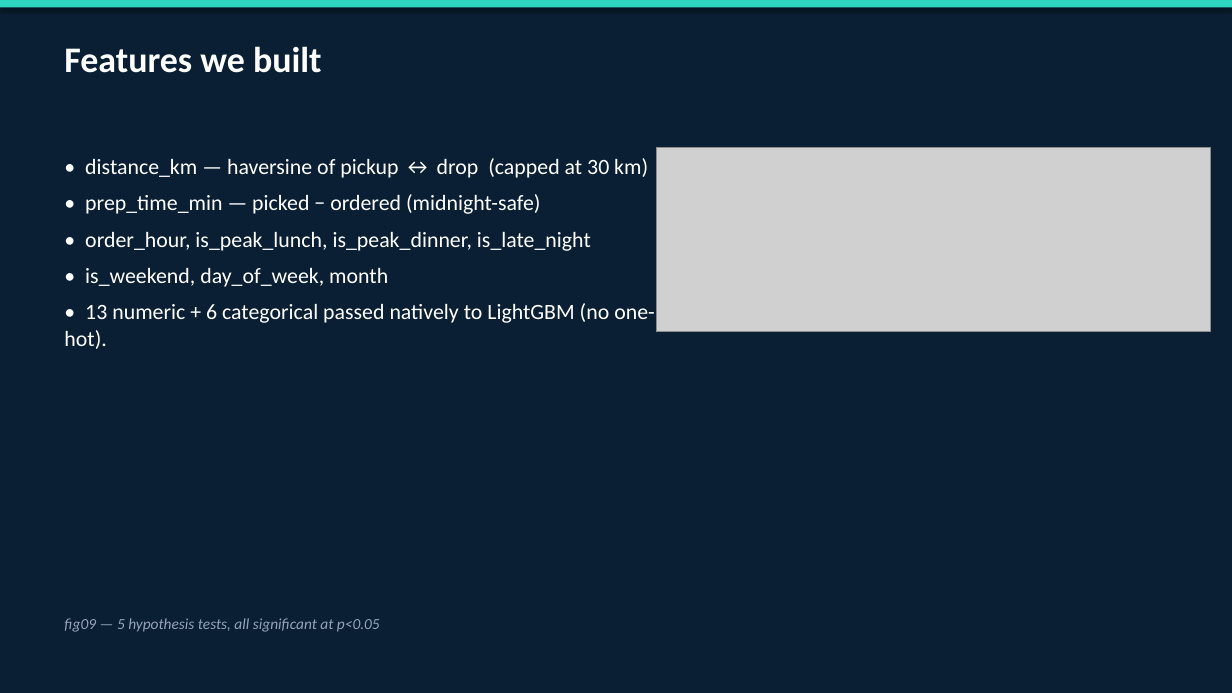
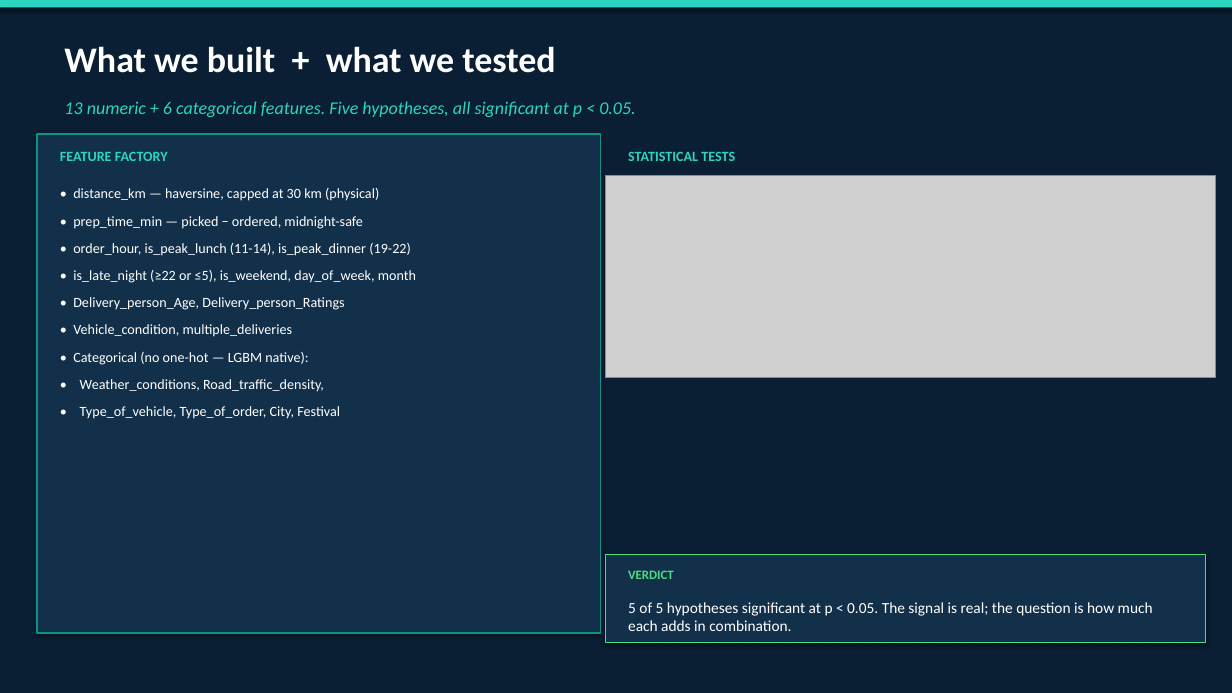
Before and after one commit to TheClazer/Zomato-delivery-estimation, a slide deck: slide 9 of reports/eda_2pm.pptx. Drawn at 1232x693 pixels with LibreOffice and Linux fonts; fonts in the diff are those of the drawing; grey boxes stand for pictures. Boxes give left, top, right and bottom in pixels: in the first picture for what was removed or moved away, otherwise in the second. Text is boxed around its words. In the diff, an @@ line names an element or a change of style, - is before the commit and + after.

```diff
--- a/reports/eda_2pm.pptx
+++ b/reports/eda_2pm.pptx
@@ text at [64,46,555,73]: text changed @@
-Features we built
+What we built + what we tested
@@ text added at [64,101,635,117], 14 pt, text #2DD4BF, italic @@
+13 numeric + 6 categorical features. Five hypotheses, all significant at p < 0.05.
@@ rectangle added at [37,134,601,633], fill #12304A, outline #0D9488 1 pt @@
@@ text added at [60,152,168,161], 11 pt, text #2DD4BF, bold @@
+FEATURE FACTORY
@@ picture: place and size @@
-picture at [656,148,1211,332]
+picture at [605,176,1215,378]
@@ text added at [628,151,735,161], 11 pt, text #2DD4BF, bold @@
+STATISTICAL TESTS
@@ text at [73,188,416,419]: text changed; size 17 to 11 pt @@
-• distance_km — haversine of pickup ↔ drop (capped at 30 km)
-• prep_time_min — picked − ordered (midnight-safe)
-• order_hour, is_peak_lunch, is_peak_dinner, is_late_night
-• is_weekend, day_of_week, month
-• 13 numeric + 6 categorical passed natively to LightGBM (no one-hot).
+• distance_km — haversine, capped at 30 km (physical)
+• prep_time_min — picked − ordered, midnight-safe
+• order_hour, is_peak_lunch (11-14), is_peak_dinner (19-22)
+• is_late_night (≥22 or ≤5), is_weekend, day_of_week, month
+• Delivery_person_Age, Delivery_person_Ratings
+• Vehicle_condition, multiple_deliveries
+• Categorical (no one-hot — LGBM native):
+• Weather_conditions, Road_traffic_density,
+• Type_of_vehicle, Type_of_order, City, Festival
@@ rectangle added at [605,555,1206,642], fill #12304A, outline #4ADE80 1 pt @@
@@ text added at [628,570,674,579], 10 pt, text #4ADE80, bold @@
+VERDICT
@@ text removed at [64,618,380,632] @@
-fig09 — 5 hypothesis tests, all significant at p<0.05
@@ text added at [628,602,1153,631], 12 pt, text #FFFFFF @@
+5 of 5 hypotheses significant at p < 0.05. The signal is real; the question is how much each adds in combination.
```
Also in this commit, not shown: 7 other slides changed, 1 slide added, 1 slide removed, 5 other files.
